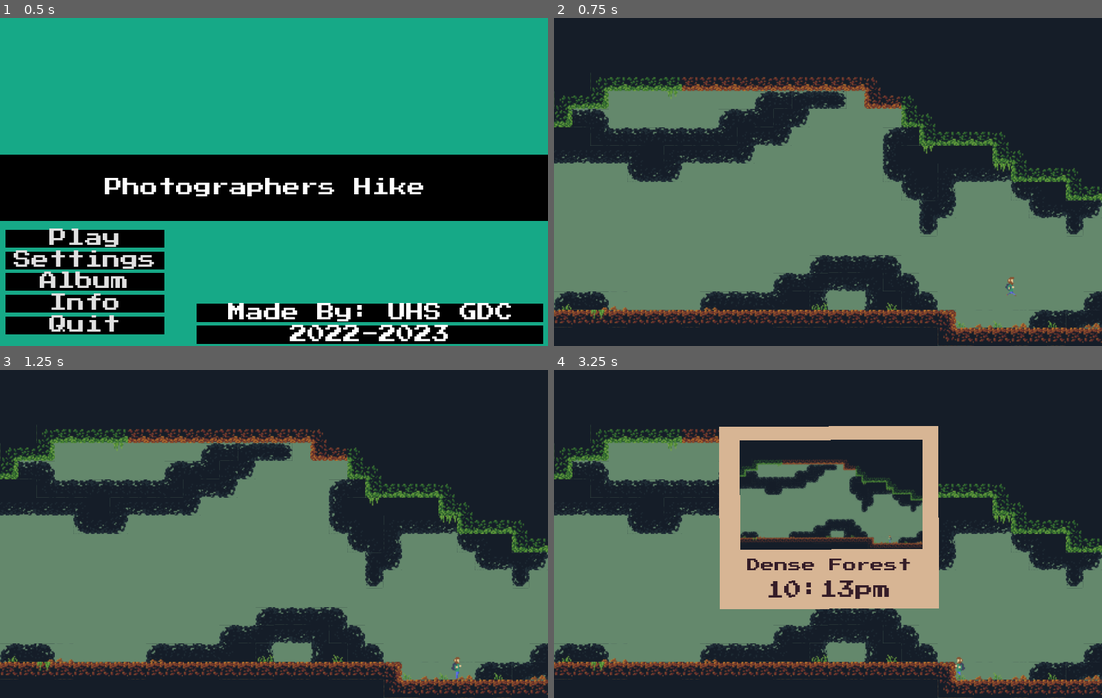
Above: before the commit, frames 1-4 (two rows, left to right).
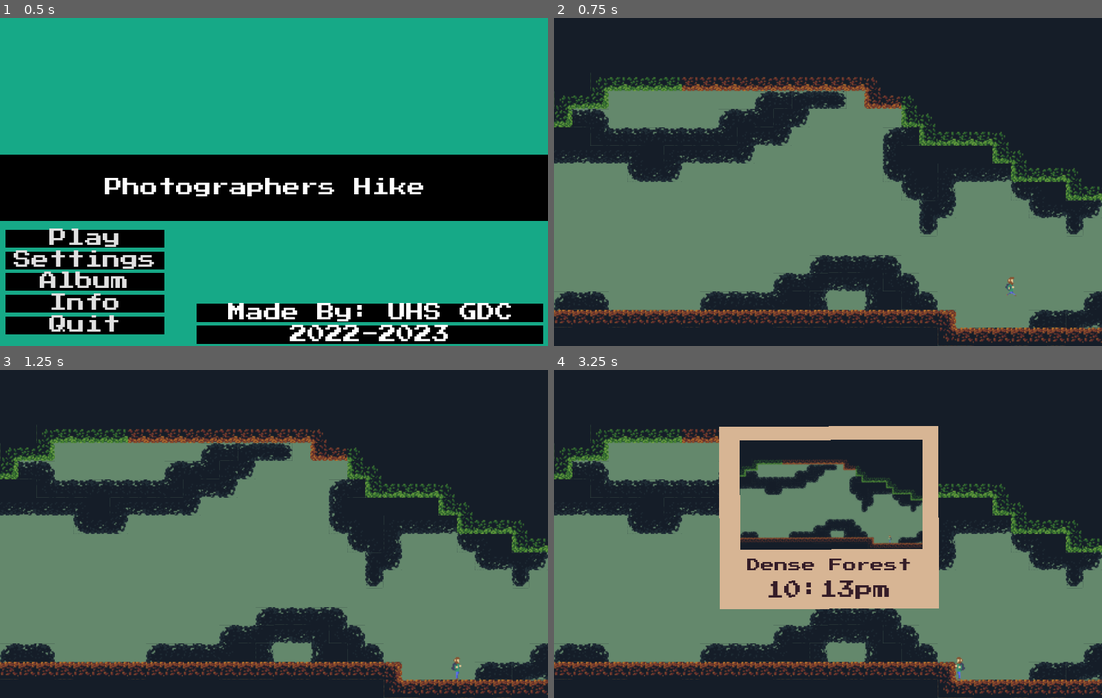
Above: after the commit, the same moments.

Repository: UHSGDC/Photographers-Hike
Game: Godot game, scene res://Game.tscn
Two runs of this game, one before a commit and one after it. Both use one fixed random seed, a clock stepped at 60 frames per second and the inputs below. The engine's default icon, where the game draws it, is replaced by a stand-in: a white triangle on a blue panel in a dark square.
Inputs (mouse positions are in pixels of both pictures, inside the frame that each line leads up to):
- Up to frame 1 (0.5 s): no input
- Up to frame 2 (0.75 s): click "Play" at 0.5 s
- Up to frame 3 (1.25 s): no input
- Up to frame 4 (3.25 s): tap Enter at 1.25, 2.75 s; move the mouse to (948, 517) at 1.27 s; hold Ctrl (interact) 1.28-2.03 s; hold Right (menu_right) 1.28-2.78 s; click (948, 517) at 1.42 s; tap Space (jump) at 1.52, 2, 2.27 s; move the mouse to (718, 550) at 2.02 s; click (718, 550) at 2.1 s; move the mouse to (882, 461) at 2.77 s; hold A (left) from 2.78 s (still down); tap C (take_picture) at 2.85 s

Frame 1 is identical in both runs. In frame 2, 0.3% of the frame differs, in the area x 1-100%, y 22-95%; in frame 3, 0.3%; in frame 4, 0.4%.

Commit message:
Foreground tilemap can be generated in editor

Diff:
--- a/PhotographersHike/World/ForegroundTilemap.gd
+++ b/PhotographersHike/World/ForegroundTilemap.gd
@@ -1,12 +1,16 @@
 extends TileMap
+
+tool
 
 
 export var level_tilemap_path: NodePath
-onready var level_tilemap: TileMap = get_node(level_tilemap_path)
+var level_tilemap: TileMap
 
 var rng: RandomNumberGenerator = RandomNumberGenerator.new()
 
-export var automatic_placement: bool = true
+export var generate_tilemap: bool setget set_generate_tilemap
+export var clear_tilemap: bool setget set_clear_tilemap
+export var lock_generation: bool
 
 
 enum Foreground {
@@ -22,20 +26,29 @@
 enum Level {
 	STONE = 7,
 	DIRT = 8,
-	SNOW = 9,
+	SNOW = 10,
 	LEAF = 11,
 	COBBLESTONE = 12,
 	PLATFORM = 13,
 }
 
-
-func _ready() -> void:
-	rng.randomize()
-	_place_foreground_tiles()
+func set_clear_tilemap(new_value: bool) -> void:
+	if lock_generation:
+		return
+	clear_tilemap = false
+	clear()
 
 
+func set_generate_tilemap(new_value: bool) -> void:
+	generate_tilemap = false
+	if lock_generation:
+		return
+	level_tilemap = get_node(level_tilemap_path)
+	_generate_foreground_tiles()
 
-func _place_foreground_tiles() -> void:
+
+func _generate_foreground_tiles() -> void:
+	clear()
 	for tile_pos in level_tilemap.get_used_cells():
 		var tile_id = level_tilemap.get_cellv(tile_pos)
 		match tile_id:
